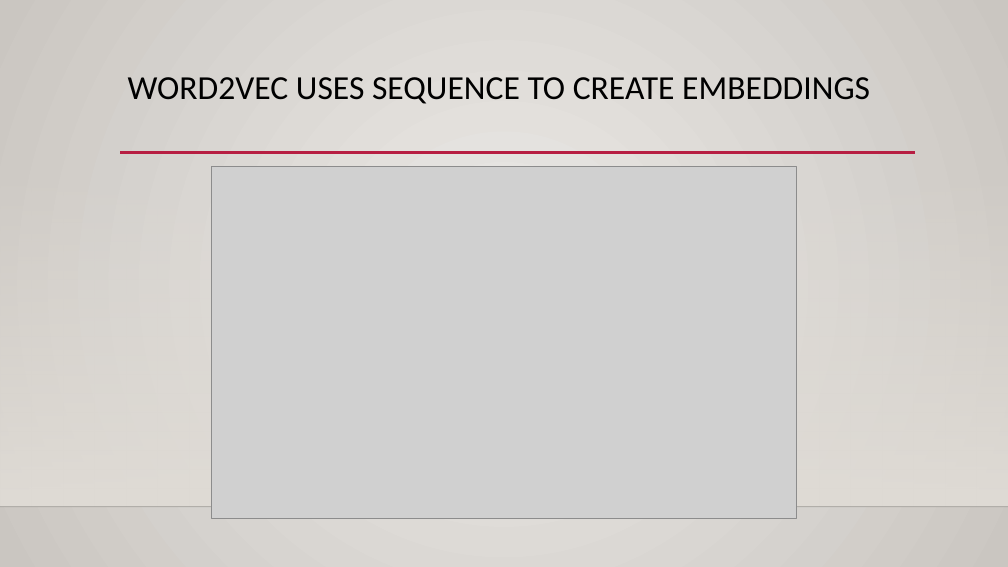
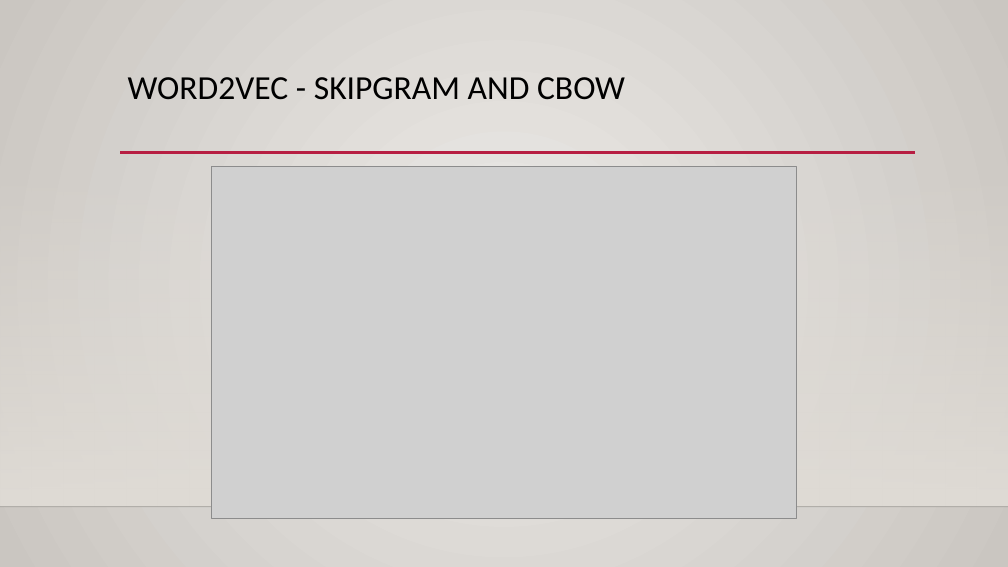
Before and after one commit to AkeemSemperDataScience/Intro_to_Machine_Learning_Students, a slide deck: slide 28 of reference_content/Slides/NLP_2.pptx (slide 26 before the commit). Drawn at 1008x567 pixels with LibreOffice and Linux fonts; fonts in the diff are those of the drawing; grey boxes stand for pictures; background and template pictures are left out. Boxes give left, top, right and bottom in pixels: in the first picture for what was removed or moved away, otherwise in the second. Text is boxed around its words. In the diff, an @@ line names an element or a change of style, - is before the commit and + after.

```diff
--- a/reference_content/Slides/NLP_2.pptx
+++ b/reference_content/Slides/NLP_2.pptx
@@ title at (x1=128, y1=77, x2=625, y2=100): text changed @@
-WORD2VEC USES SEQUENCE TO CREATE EMBEDDINGS
+WORD2VEC - SKIPGRAM AND CBOW
```
Also in this commit, not shown: 4 other slides changed, 5 slides added, 3 slides removed, 12 other files.
